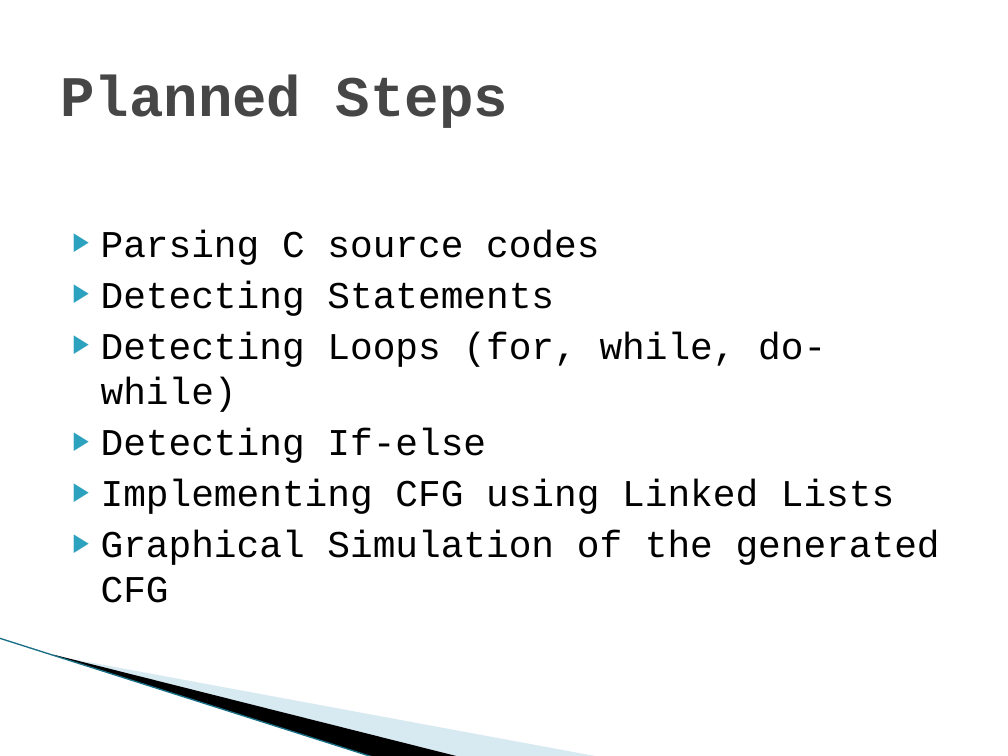
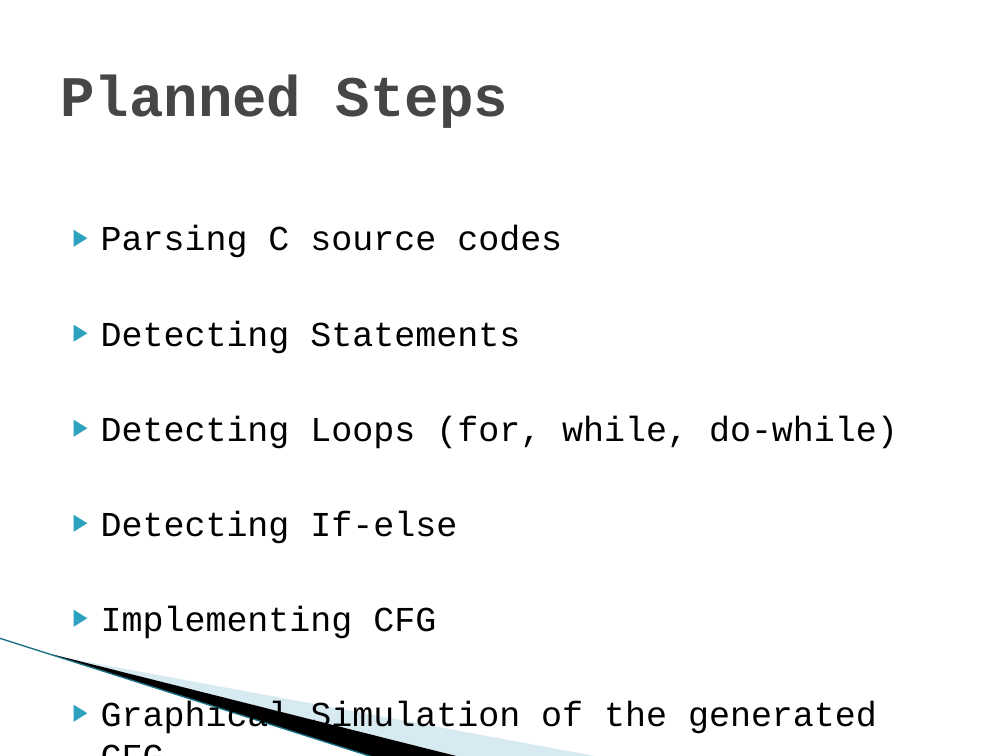
Before and after one commit to SIkderash/CFG, a slide deck: slide 4 of Control Flow Graph.pptx. Drawn at 1008x756 pixels with LibreOffice and Linux fonts; fonts in the diff are those of the drawing; background and template pictures are left out. Boxes give left, top, right and bottom in pixels: in the first picture for what was removed or moved away, otherwise in the second. Text is boxed around its words. In the diff, an @@ line names an element or a change of style, - is before the commit and + after.

```diff
--- a/Control Flow Graph.pptx
+++ b/Control Flow Graph.pptx
@@ text at [101, 226, 898, 737]: size 27 to 25 pt in "Parsing C source codes", "Detecting Statements", "Detecting Loops (for, while, do-while)", "Detecting If-else" and 1 more places @@
@@ text at [101, 606, 436, 639]: text changed; size 27 to 25 pt @@
-▶ Implementing CFG using Linked Lists
+▶ Implementing CFG
```
Also in this commit, not shown: 3 other slides changed.
